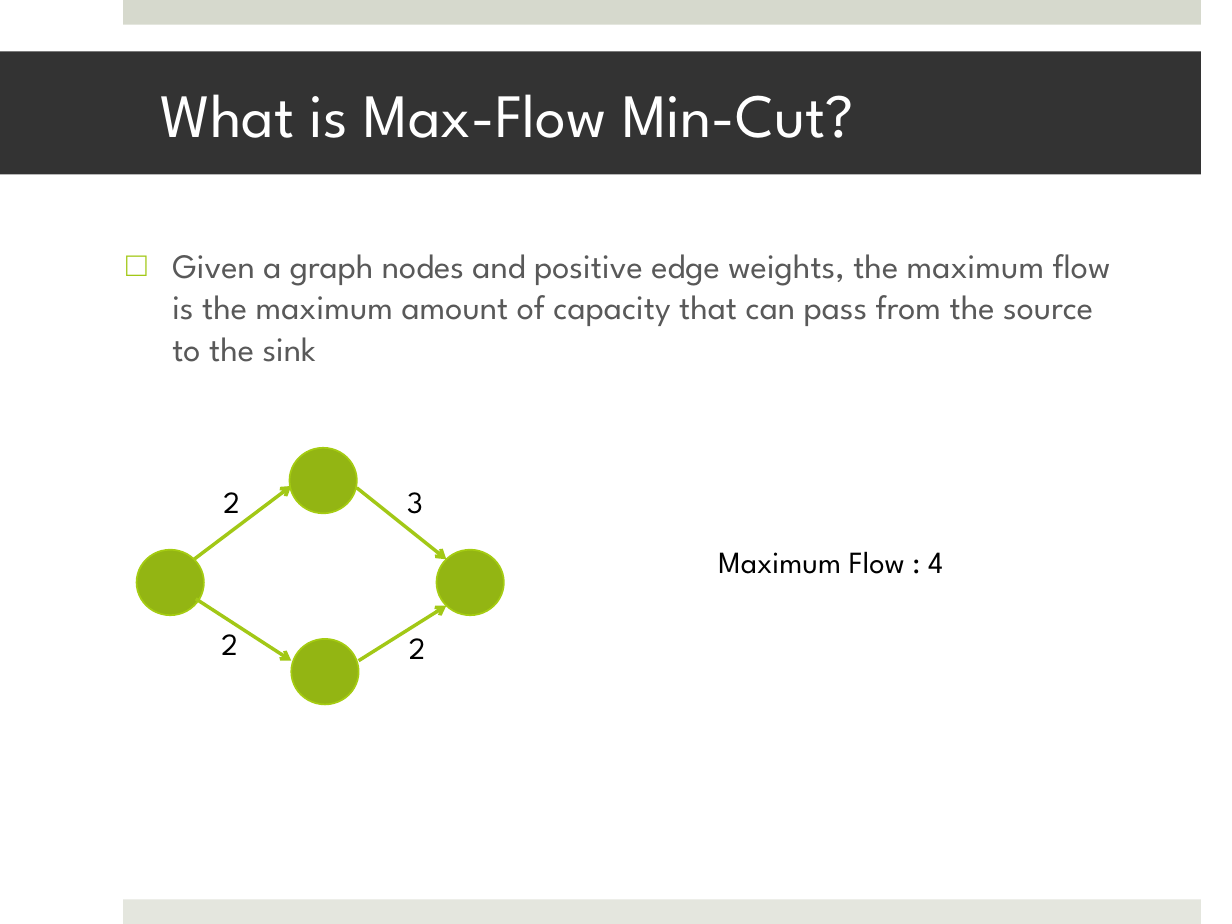
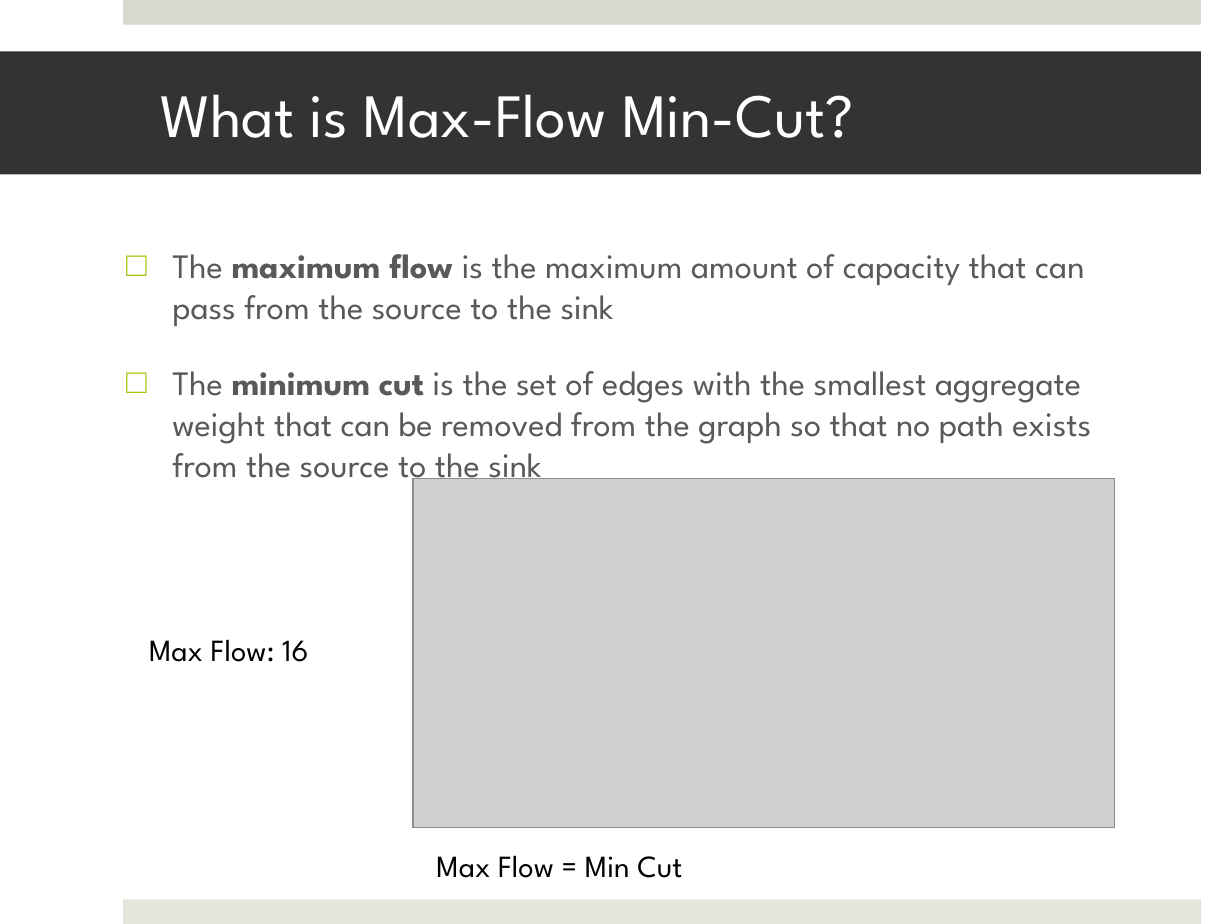
Before and after one commit to joshualee/cs205_final_project, a slide deck: slide 2 of Video Presentation.pptx. Drawn at 1232x924 pixels with LibreOffice and Linux fonts; fonts in the diff are those of the drawing; grey boxes stand for pictures. Boxes give left, top, right and bottom in pixels: in the first picture for what was removed or moved away, otherwise in the second. Text is boxed around its words. In the diff, an @@ line names an element or a change of style, - is before the commit and + after.

```diff
--- a/Video Presentation.pptx
+++ b/Video Presentation.pptx
@@ text at [172,254,1091,488]: text changed @@
-□ Given a graph nodes and positive edge weights, the maximum flow is the maximum amount of capacity that can pass from the source to the sink
+□ The maximum flow is the maximum amount of capacity that can pass from the source to the sink
+□ The minimum cut is the set of edges with the smallest aggregate weight that can be removed from the graph so that no path exists from the source to the sink
@@ ellipse removed at [290,447,357,513] @@
@@ picture added at [413,478,1114,827] @@
@@ arrow removed from (193, 559) to (291, 485) @@
@@ text removed at [223,492,240,523] @@
-2
@@ arrow removed from (357, 488) to (446, 559) @@
@@ text removed at [407,492,423,514] @@
-3
@@ ellipse removed at [137,549,205,615] @@
@@ ellipse removed at [436,549,504,615] @@
@@ text removed at [718,551,943,574] @@
-Maximum Flow : 4
@@ arrow removed from (196, 599) to (291, 660) @@
@@ text removed at [221,624,238,655] @@
-2
@@ arrow removed from (359, 660) to (446, 606) @@
@@ text removed at [409,628,426,659] @@
-2
@@ text added at [149,639,308,662], 18 pt, text #000000 @@
+Max Flow: 16
@@ ellipse removed at [291,639,359,705] @@
@@ text added at [436,855,682,878], 18 pt, text #000000 @@
+Max Flow = Min Cut
```
Also in this commit, not shown: 1 other slide changed, 3 slides added, 1 slide removed.
